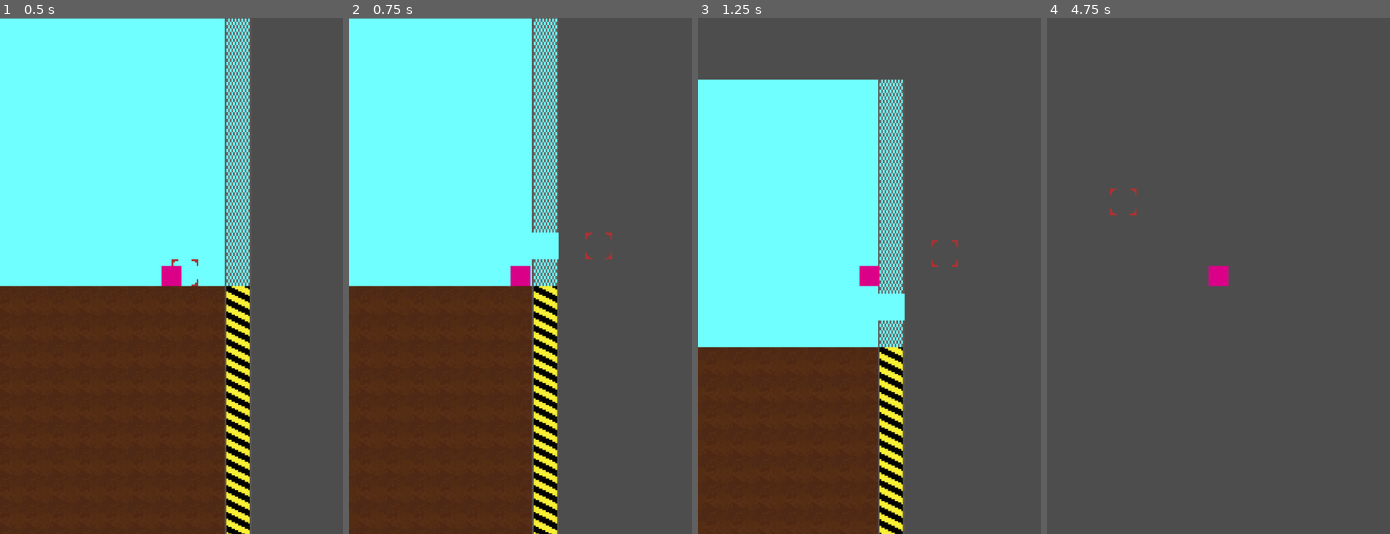
Above: before the commit, frames 1-4 (left to right).
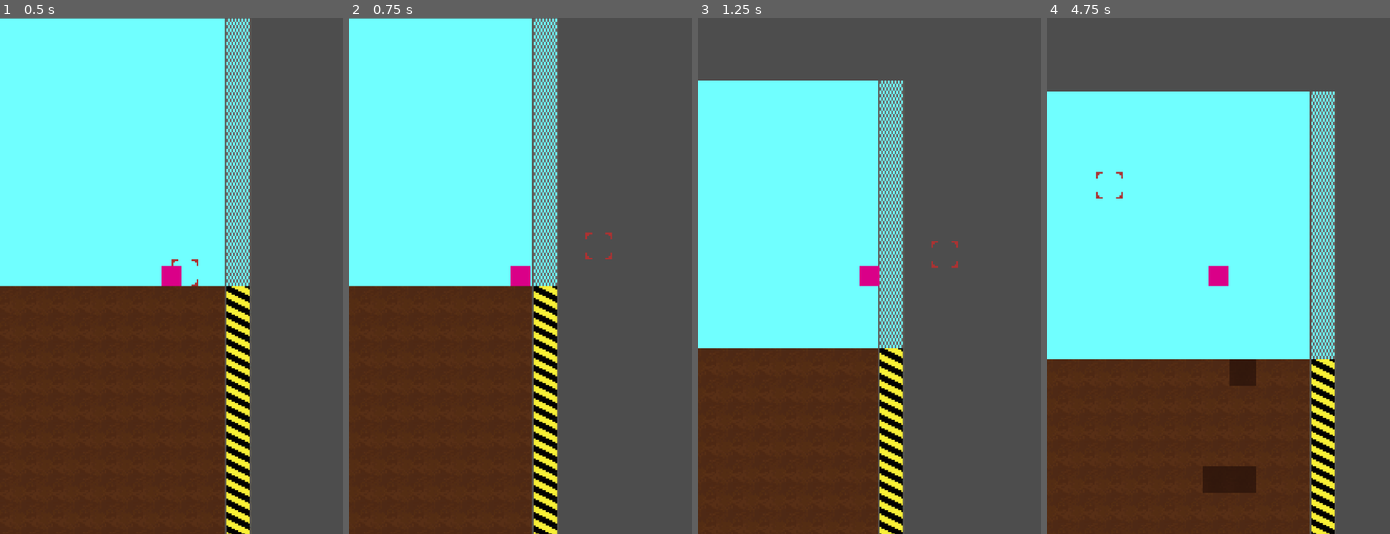
Above: after the commit, the same moments.

Repository: brikr/ludum-dare-57
Game: Godot game, scene res://scenes/main/main.tscn
Two runs of this game, one before a commit and one after it. Both use one fixed random seed, a clock stepped at 60 frames per second and the inputs below.
Inputs (mouse positions are in pixels of both pictures, inside the frame that each line leads up to):
- Up to frame 1 (0.5 s): no input
- Up to frame 2 (0.75 s): move the mouse to (595, 250) at 0.52 s; press the mouse at (595, 250) at 0.53 s; hold D (move_right) from 0.53 s (still down)
- Up to frame 3 (1.25 s): keep holding D (move_right); tap Space (jump) at 0.77 s
- Up to frame 4 (4.75 s): move the mouse to (1149, 301) at 1.27 s; release the mouse at (1149, 301) at 1.28 s; click (1149, 301) at 1.35 s; tap Space (jump) at 1.52, 3.02, 3.77, 4.52 s; move the mouse to (1252, 162) at 2.02 s; release D (move_right) at 2.03 s; press the mouse at (1252, 162) at 2.03 s; hold A (move_left) 2.03-2.78 s; move the mouse to (1201, 379) at 2.77 s; release the mouse at (1201, 379) at 2.78 s; hold D (move_right) 2.78-4.28 s; click (1201, 379) at 2.85 s; move the mouse to (1321, 353) at 3.52 s; press the mouse at (1321, 353) at 3.53 s; move the mouse to (1115, 198) at 4.27 s; release the mouse at (1115, 198) at 4.28 s; hold A (move_left) from 4.28 s (still down); click (1115, 198) at 4.35 s

Frame 1 is identical in both runs. In frame 2, 0.3% of the frame differs, in the area x 53-62%, y 41-47%; in frame 3, 2.3%; in frame 4, 71%, in the area x 0-84%, y 14-100%.
Error before the commit: Invalid access to property or key '(20, 8)' on a base object of type 'Dictionary[Vector2i, Tile]'. (res://scenes/game_state/game_state.gd:47)
Error after the commit: Invalid access to property or key '(20, 8)' on a base object of type 'Dictionary[Vector2i, Tile]'. (res://scenes/game_state/game_state.gd:48)

Commit message:
only dirt

Diff:
--- a/scenes/game_state/game_state.gd
+++ b/scenes/game_state/game_state.gd
@@ -34,7 +34,8 @@
       if is_horizontal_edge(x):
         map[coords] = Tile.Border(coords)
       else:
-        map.erase(coords)
+        map[coords] = Tile.Empty(coords)
+
 
 func gen_map():
   gen_over_world()
@@ -44,5 +45,6 @@
   return (global_pos/Constants.TILE_WIDTH).floor()
 
 func dig(coords: Vector2i):
-  map[coords].clear()
-  tile_updated.emit(map[coords])
+  if map[coords].is_diggable():
+    map[coords].clear()
+    tile_updated.emit(map[coords])
--- a/scripts/tile.gd
+++ b/scripts/tile.gd
@@ -15,6 +15,9 @@
 func is_above_ground():
   return coords.y < Constants.SURFACE_HEIGHT
 
+func is_diggable():
+  return type == TileType.DIRT
+
 func clear():
   type = TileType.EMPTY
   objectType = TileObjectType.NONE
